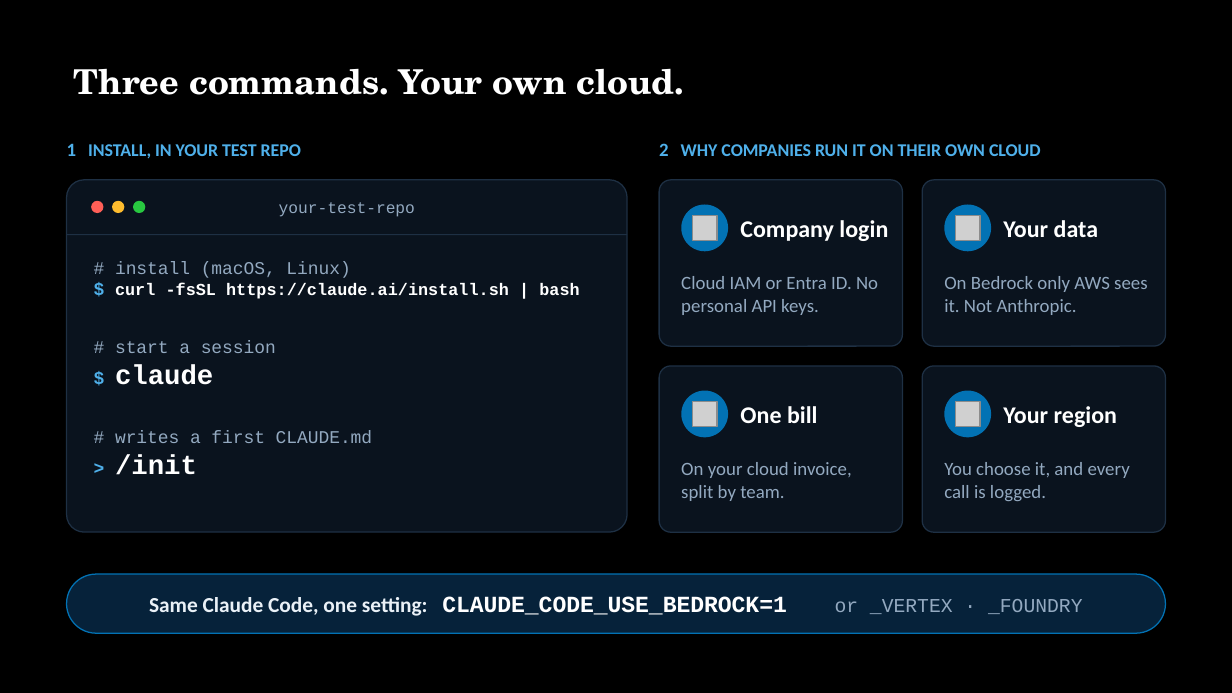
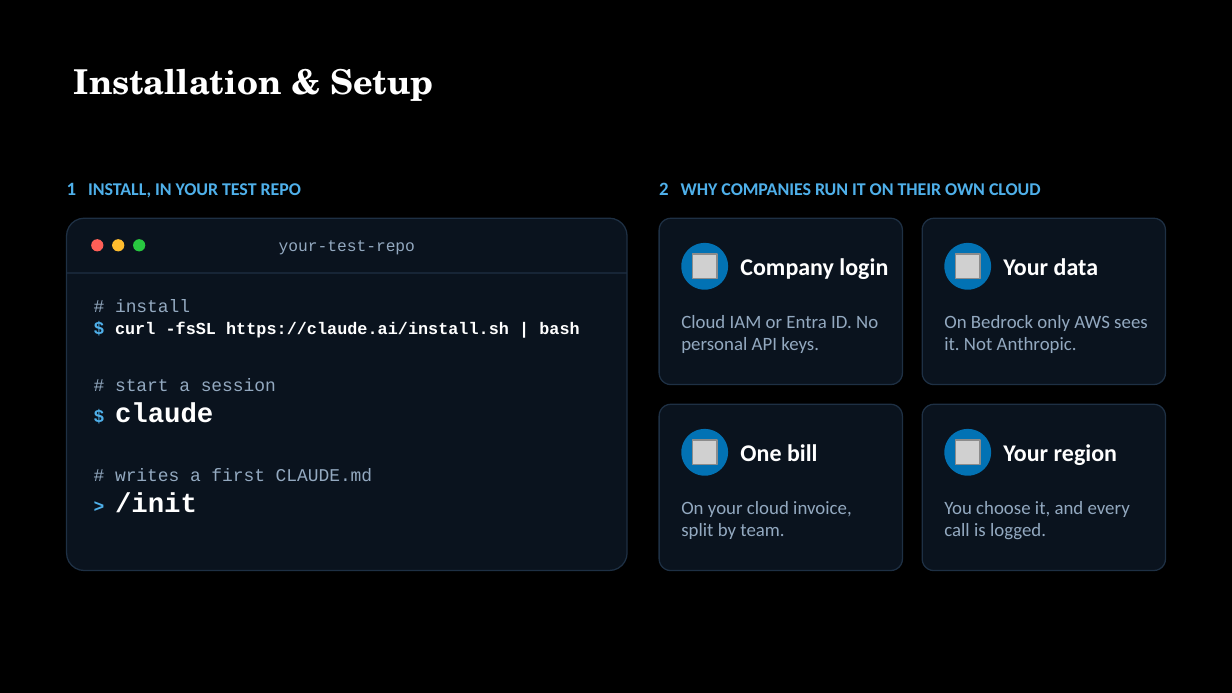
Before and after one commit to ApplauseAuto/testcon-ai-cc-demo, a slide deck: slide 5 of presentation/TestCon2026 - A Tester's Guide to Claude Code.pptx (slide 6 before the commit). Drawn at 1232x693 pixels with LibreOffice and Linux fonts; fonts in the diff are those of the drawing; grey boxes stand for pictures. Boxes give left, top, right and bottom in pixels: in the first picture for what was removed or moved away, otherwise in the second. Text is boxed around its words. In the diff, an @@ line names an element or a change of style, - is before the commit and + after.

```diff
--- a/presentation/TestCon2026 - A Tester's Guide to Claude Code.pptx
+++ b/presentation/TestCon2026 - A Tester's Guide to Claude Code.pptx
@@ title at [74, 68, 433, 101]: text changed @@
-Three commands. Your own cloud.
+Installation & Setup
@@ text at [115, 300, 190, 312]: text changed @@
-# install (macOS, Linux)
+# install
@@ 12 texts, 7 ellipses, 5 rounded rectangles, 4 pictures, 1 rectangle: place and size @@
-12 texts, 7 ellipses, 5 rounded rectangles, 4 pictures, 1 rectangle at [67, 143, 1167, 532]
+12 texts, 7 ellipses, 5 rounded rectangles, 4 pictures, 1 rectangle at [67, 182, 1167, 570]
@@ rounded rectangle removed at [67, 574, 1165, 633] @@
-Same Claude Code, one setting: CLAUDE_CODE_USE_BEDROCK=1 or _VERTEX · _FOUNDRY
```
Also in this commit, not shown: 28 other slides changed, 1 slide added, 2 slides removed, 1 other file.
